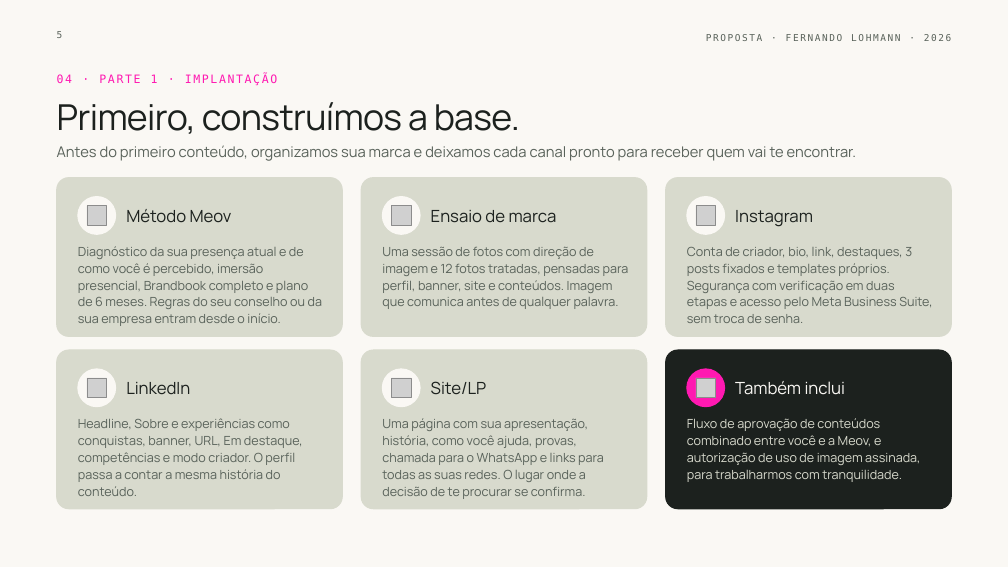
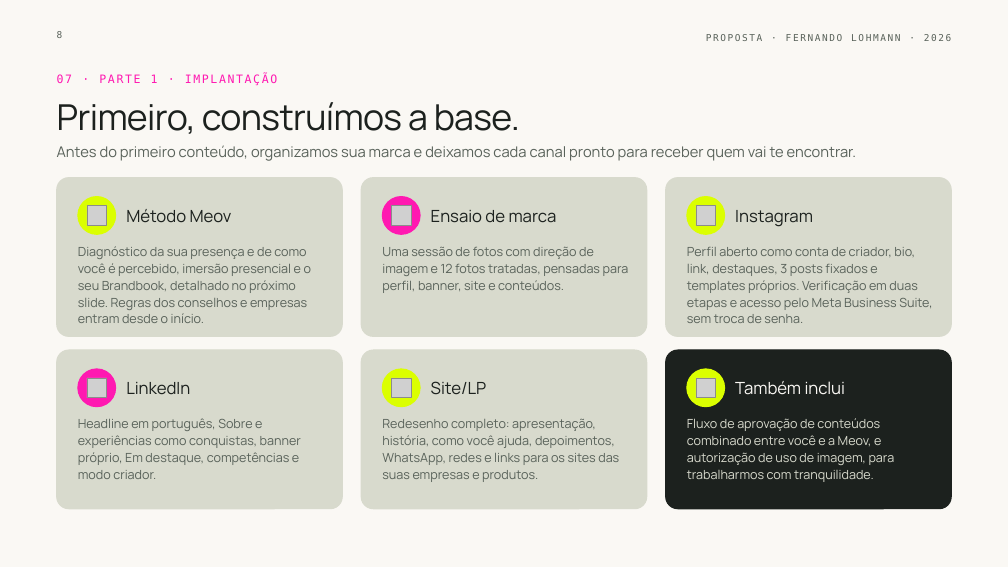
Before and after one commit to diogo-aho/Meov---MKT-Pessoal, a slide deck: slide 8 of propostas/fernando-lohmann/meov-proposta-fernando-lohmann.pptx (slide 5 before the commit). Drawn at 1008x567 pixels with LibreOffice and Linux fonts; fonts in the diff are those of the drawing; grey boxes stand for pictures; background and template pictures are left out. Boxes give left, top, right and bottom in pixels: in the first picture for what was removed or moved away, otherwise in the second. Text is boxed around its words. In the diff, an @@ line names an element or a change of style, - is before the commit and + after.

```diff
--- a/propostas/fernando-lohmann/meov-proposta-fernando-lohmann.pptx
+++ b/propostas/fernando-lohmann/meov-proposta-fernando-lohmann.pptx
@@ page number at [57, 31, 63, 38]: text changed @@
-5
+8
@@ text at [57, 74, 277, 86]: text changed @@
-04 · PARTE 1 · IMPLANTAÇÃO
+07 · PARTE 1 · IMPLANTAÇÃO
@@ ellipse at [383, 197, 420, 234]: fill #FAF8F4 to #FF19B1; outline #FAF8F4 1 pt to #FF19B1 1 pt @@
@@ text at [78, 246, 311, 323]: text changed @@
-Diagnóstico da sua presença atual e de como você é percebido, imersão presencial, Brandbook completo e plano de 6 meses. Regras do seu conselho ou da sua empresa entram desde o início.
+Diagnóstico da sua presença e de como você é percebido, imersão presencial e o seu Brandbook, detalhado no próximo slide. Regras dos conselhos e empresas entram desde o início.
@@ text at [382, 247, 629, 293]: text changed @@
-Uma sessão de fotos com direção de imagem e 12 fotos tratadas, pensadas para perfil, banner, site e conteúdos. Imagem que comunica antes de qualquer palavra.
+Uma sessão de fotos com direção de imagem e 12 fotos tratadas, pensadas para perfil, banner, site e conteúdos.
@@ text at [687, 247, 932, 323]: text changed @@
-Conta de criador, bio, link, destaques, 3 posts fixados e templates próprios. Segurança com verificação em duas etapas e acesso pelo Meta Business Suite, sem troca de senha.
+Perfil aberto como conta de criador, bio, link, destaques, 3 posts fixados e templates próprios. Verificação em duas etapas e acesso pelo Meta Business Suite, sem troca de senha.
@@ ellipse at [78, 369, 116, 407]: fill #FAF8F4 to #FF19B1; outline #FAF8F4 1 pt to #FF19B1 1 pt @@
@@ fill #FAF8F4 to #DBFF00; outline #FAF8F4 1 pt to #DBFF00 1 pt in 3 elements at [78, 197, 116, 234], [687, 197, 725, 234], [383, 369, 420, 407] @@
@@ ellipse at [687, 369, 725, 407]: fill #FF19B1 to #DBFF00; outline #FF19B1 1 pt to #DBFF00 1 pt @@
@@ text at [78, 418, 301, 479]: text changed @@
-Headline, Sobre e experiências como conquistas, banner, URL, Em destaque, competências e modo criador. O perfil passa a contar a mesma história do conteúdo.
+Headline em português, Sobre e experiências como conquistas, banner próprio, Em destaque, competências e modo criador.
@@ text at [382, 419, 619, 482]: text changed @@
-Uma página com sua apresentação, história, como você ajuda, provas, chamada para o WhatsApp e links para todas as suas redes. O lugar onde a decisão de te procurar se confirma.
+Redesenho completo: apresentação, história, como você ajuda, depoimentos, WhatsApp, redes e links para os sites das suas empresas e produtos.
@@ text at [687, 418, 895, 482]: text changed @@
-Fluxo de aprovação de conteúdos combinado entre você e a Meov, e autorização de uso de imagem assinada, para trabalharmos com tranquilidade.
+Fluxo de aprovação de conteúdos combinado entre você e a Meov, e autorização de uso de imagem, para trabalharmos com tranquilidade.
```
Also in this commit, not shown: 6 other slides changed, 8 slides added, 3 slides removed, 9 other files.
